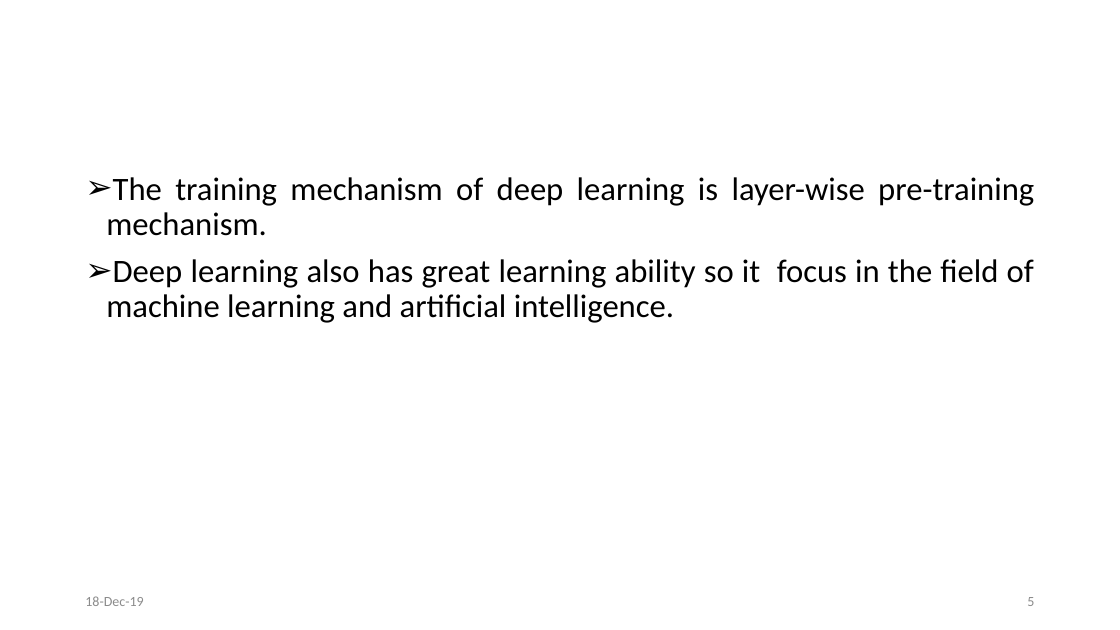
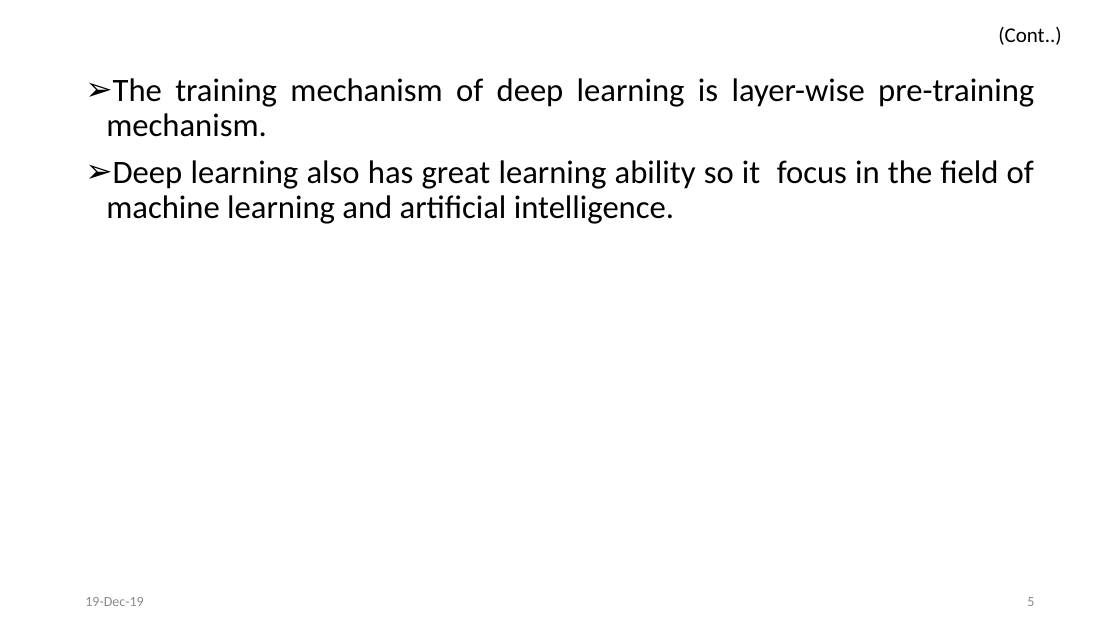
Before and after one commit to svec-final-year-project-eee/Project, a slide deck: slide 5 of First Review/First Oral Presentation.pptx. Drawn at 1120x630 pixels with LibreOffice and Linux fonts; fonts in the diff are those of the drawing. Boxes give left, top, right and bottom in pixels: in the first picture for what was removed or moved away, otherwise in the second. Text is boxed around its words. In the diff, an @@ line names an element or a change of style, - is before the commit and + after.

```diff
--- a/First Review/First Oral Presentation.pptx
+++ b/First Review/First Oral Presentation.pptx
@@ text added at (998, 27, 1061, 45), 18 pt, text #000000 @@
+(Cont..)
@@ text "The training mechanism of deep ...": place and size @@
-text "The training mechanism of deep ..." at (106, 177, 1034, 323)
+text "The training mechanism of deep ..." at (106, 78, 1034, 224)
@@ text at (85, 597, 143, 606): text changed @@
-18-Dec-19
+19-Dec-19
```
Also in this commit, not shown: 9 other slides changed, 2 slides added, 1 other file.
